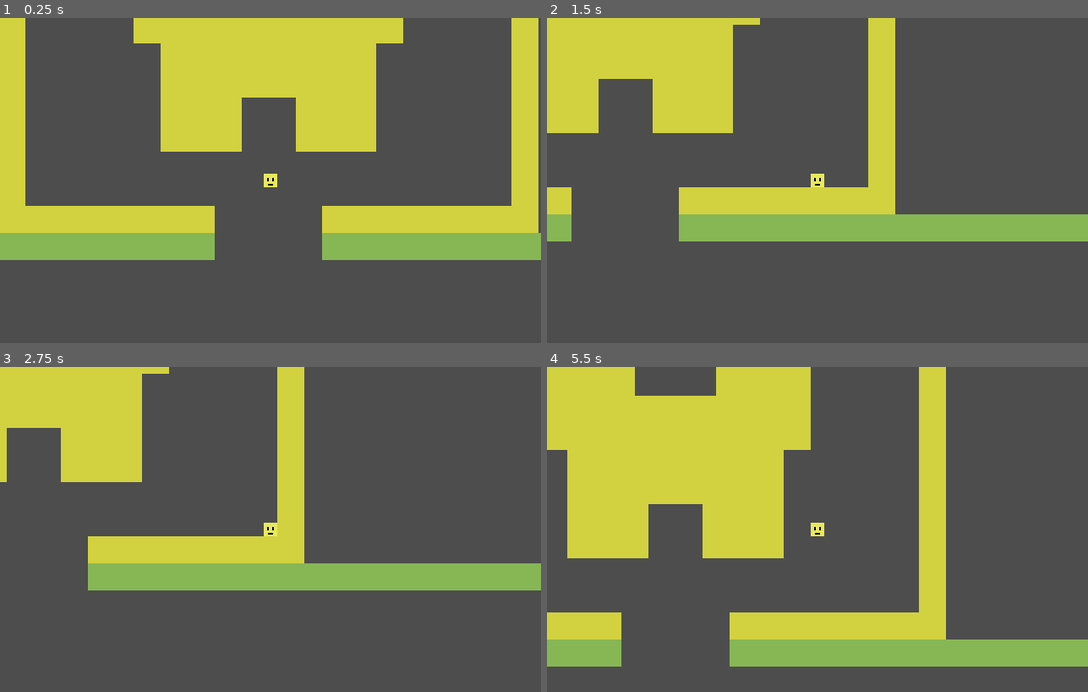
Above: before the commit, frames 1-4 (two rows, left to right).
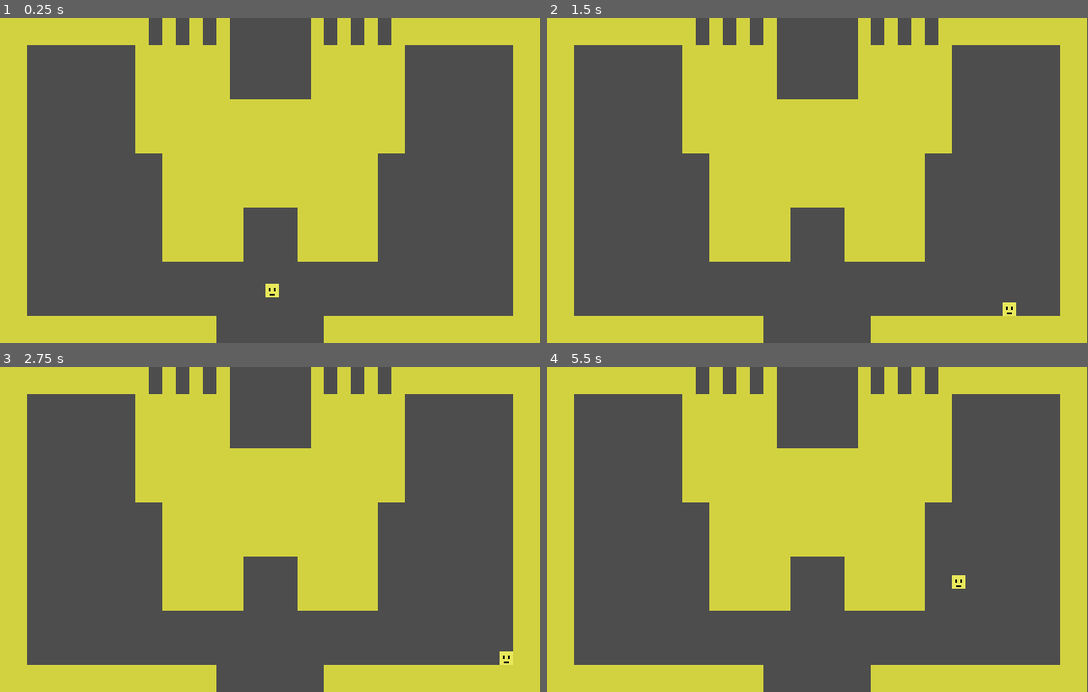
Above: after the commit, the same moments.

Repository: hivebizarro/atarislop
Game: Godot game, scene res://world_01.tscn
Two runs of this game, one before a commit and one after it. Both use one fixed random seed, a clock stepped at 60 frames per second and the inputs below.
Inputs:
- Up to frame 1 (0.25 s): no input
- Up to frame 2 (1.5 s): tap Enter at 0.5 s; hold D (keyRight) 0.53-1.28 s; hold S (keyDown) from 1.28 s (still down)
- Up to frame 3 (2.75 s): tap Space at 2 s; release S (keyDown) at 2.03 s; hold D (keyRight) from 2.03 s (still down)
- Up to frame 4 (5.5 s): tap Enter at 2.75, 5 s; release D (keyRight) at 2.78 s; hold W (keyUp) 2.78-3.53 s; hold A (keyLeft) 3.53-5.03 s; tap Space at 4.25 s; hold S (keyDown) from 5.03 s (still down)

The runs differ from the first frame. In frame 1, 42% of the frame differs, in the area x 0-100%, y 0-100%; in frame 2, 43%; in frame 3, 51%; in frame 4, 55%.

Commit message:
tut4 / camera zone + screen camera

Diff:
--- /dev/null
+++ b/scenes/camera_zone.gd
@@ -0,0 +1 @@
+class_name CameraZone extends Area2D
--- /dev/null
+++ b/scenes/camera_zone.tscn
@@ -0,0 +1,13 @@
+[gd_scene load_steps=3 format=3 uid="uid://bl3dgk3lp7vd2"]
+
+[ext_resource type="Script" uid="uid://bighpuuo6fnil" path="res://scenes/camera_zone.gd" id="1_00kvm"]
+
+[sub_resource type="RectangleShape2D" id="RectangleShape2D_dilqf"]
+size = Vector2(640, 384)
+
+[node name="CameraZone" type="Area2D"]
+script = ExtResource("1_00kvm")
+
+[node name="CollisionShape2D" type="CollisionShape2D" parent="."]
+position = Vector2(320, 192)
+shape = SubResource("RectangleShape2D_dilqf")
--- a/scenes/player.tscn
+++ b/scenes/player.tscn
@@ -1,7 +1,8 @@
-[gd_scene load_steps=5 format=3 uid="uid://dxpeq4d5hrtur"]
+[gd_scene load_steps=6 format=3 uid="uid://dxpeq4d5hrtur"]
 
 [ext_resource type="Texture2D" uid="uid://d3jkjkhhxbocx" path="res://assets/items.png" id="1_3vyb7"]
 [ext_resource type="Script" uid="uid://dsx1sf52vbgpf" path="res://scenes/player.gd" id="1_g2els"]
+[ext_resource type="PackedScene" uid="uid://bei5574xgjls4" path="res://scenes/screen_camera.tscn" id="3_qhqgy"]
 
 [sub_resource type="AtlasTexture" id="AtlasTexture_g2els"]
 atlas = ExtResource("1_3vyb7")
@@ -20,4 +21,4 @@
 [node name="Collider" type="CollisionShape2D" parent="."]
 shape = SubResource("RectangleShape2D_qhqgy")
 
-[node name="Camera2D" type="Camera2D" parent="."]
+[node name="ScreenCamera" parent="." instance=ExtResource("3_qhqgy")]
--- /dev/null
+++ b/scenes/screen_camera.gd
@@ -0,0 +1,14 @@
+class_name ScreenCamera extends Camera2D
+
+const SCREEN_WIDTH : float = 640
+const SCREEN_HEIGHT : float = 384
+
+var current_zone : CameraZone
+
+func _on_focus_area_entered(area: Area2D) -> void:
+	if area is CameraZone:
+		current_zone = area as CameraZone
+		limit_left = int(current_zone.global_position.x)
+		limit_right = int(current_zone.global_position.x + SCREEN_WIDTH)
+		limit_top = int(current_zone.global_position.y)
+		limit_bottom = int(current_zone.global_position.y + SCREEN_HEIGHT)
--- /dev/null
+++ b/scenes/screen_camera.tscn
@@ -0,0 +1,16 @@
+[gd_scene load_steps=3 format=3 uid="uid://bei5574xgjls4"]
+
+[ext_resource type="Script" uid="uid://bsj34su7ekt2l" path="res://scenes/screen_camera.gd" id="1_ek2pw"]
+
+[sub_resource type="RectangleShape2D" id="RectangleShape2D_a6l3y"]
+size = Vector2(1, 1)
+
+[node name="ScreenCamera" type="Camera2D"]
+script = ExtResource("1_ek2pw")
+
+[node name="Focus" type="Area2D" parent="."]
+
+[node name="CollisionShape2D" type="CollisionShape2D" parent="Focus"]
+shape = SubResource("RectangleShape2D_a6l3y")
+
+[connection signal="area_entered" from="Focus" to="." method="_on_focus_area_entered"]
--- a/world_01.tscn
+++ b/world_01.tscn
@@ -1,7 +1,8 @@
-[gd_scene load_steps=5 format=4 uid="uid://dfolpvjbbjqv"]
+[gd_scene load_steps=6 format=4 uid="uid://dfolpvjbbjqv"]
 
 [ext_resource type="Texture2D" uid="uid://8brms70plgsu" path="res://assets/adventure_tiles.png" id="1_8ydyi"]
 [ext_resource type="PackedScene" uid="uid://dxpeq4d5hrtur" path="res://scenes/player.tscn" id="2_ovq2m"]
+[ext_resource type="PackedScene" uid="uid://bl3dgk3lp7vd2" path="res://scenes/camera_zone.tscn" id="3_cujcs"]
 
 [sub_resource type="TileSetAtlasSource" id="TileSetAtlasSource_wlgsh"]
 texture = ExtResource("1_8ydyi")
@@ -52,3 +53,46 @@
 
 [node name="Player" parent="." instance=ExtResource("2_ovq2m")]
 position = Vector2(322, 322)
+
+[node name="CameraZones" type="Node2D" parent="."]
+
+[node name="GoldCastle" parent="CameraZones" instance=ExtResource("3_cujcs")]
+
+[node name="GoldCastleRoom1" parent="CameraZones" instance=ExtResource("3_cujcs")]
+position = Vector2(0, -384)
+
+[node name="GreenHall1" parent="CameraZones" instance=ExtResource("3_cujcs")]
+position = Vector2(-640, 384)
+
+[node name="GreenHall2" parent="CameraZones" instance=ExtResource("3_cujcs")]
+position = Vector2(0, 384)
+
+[node name="GreenHall3" parent="CameraZones" instance=ExtResource("3_cujcs")]
+position = Vector2(640, 384)
+
+[node name="BottomRoom" parent="CameraZones" instance=ExtResource("3_cujcs")]
+position = Vector2(640, 768)
+
+[node name="BlueMaze1" parent="CameraZones" instance=ExtResource("3_cujcs")]
+position = Vector2(-1280, 0)
+
+[node name="BlueMaze2" parent="CameraZones" instance=ExtResource("3_cujcs")]
+position = Vector2(-1280, -384)
+
+[node name="BlueMaze3" parent="CameraZones" instance=ExtResource("3_cujcs")]
+position = Vector2(-1920, -384)
+
+[node name="BlueMaze4" parent="CameraZones" instance=ExtResource("3_cujcs")]
+position = Vector2(-1920, 0)
+
+[node name="BlueMaze5" parent="CameraZones" instance=ExtResource("3_cujcs")]
+position = Vector2(-1920, 384)
+
+[node name="BlackCastle" parent="CameraZones" instance=ExtResource("3_cujcs")]
+position = Vector2(-1920, -768)
+
+[node name="BlackCastleRoom1" parent="CameraZones" instance=ExtResource("3_cujcs")]
+position = Vector2(-1920, -1152)
+
+[node name="BlackCastleRoom2" parent="CameraZones" instance=ExtResource("3_cujcs")]
+position = Vector2(-1920, -1536)
Not shown, added: scenes/camera_zone.gd.uid
Not shown, added: scenes/screen_camera.gd.uid
